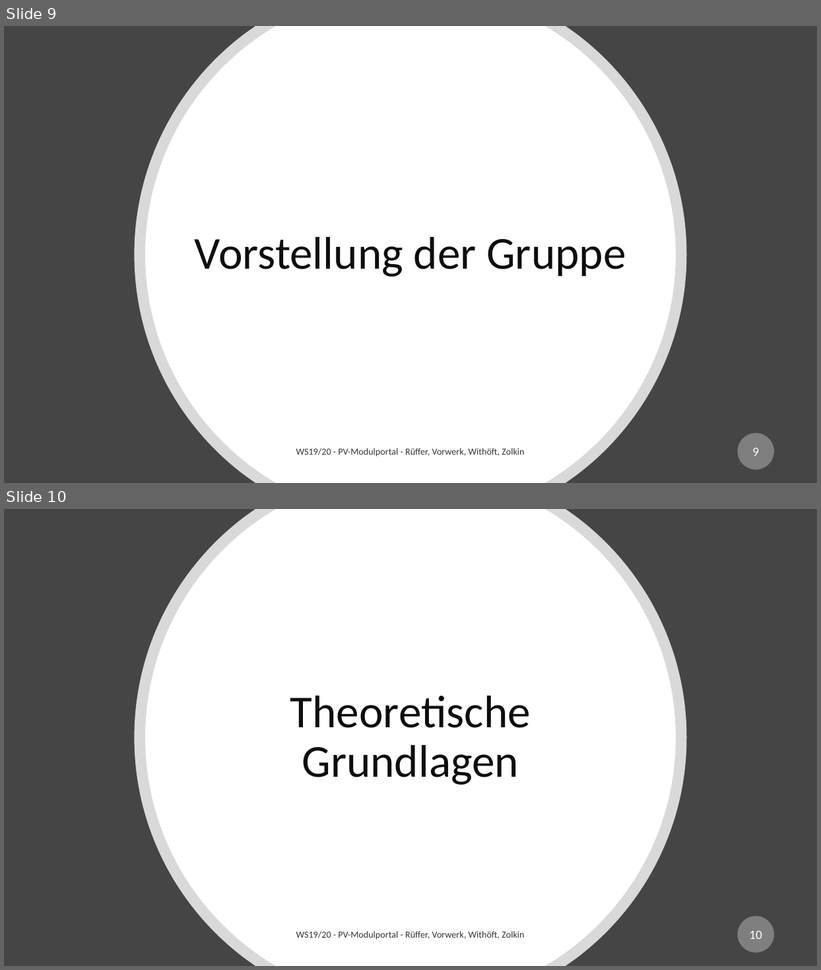
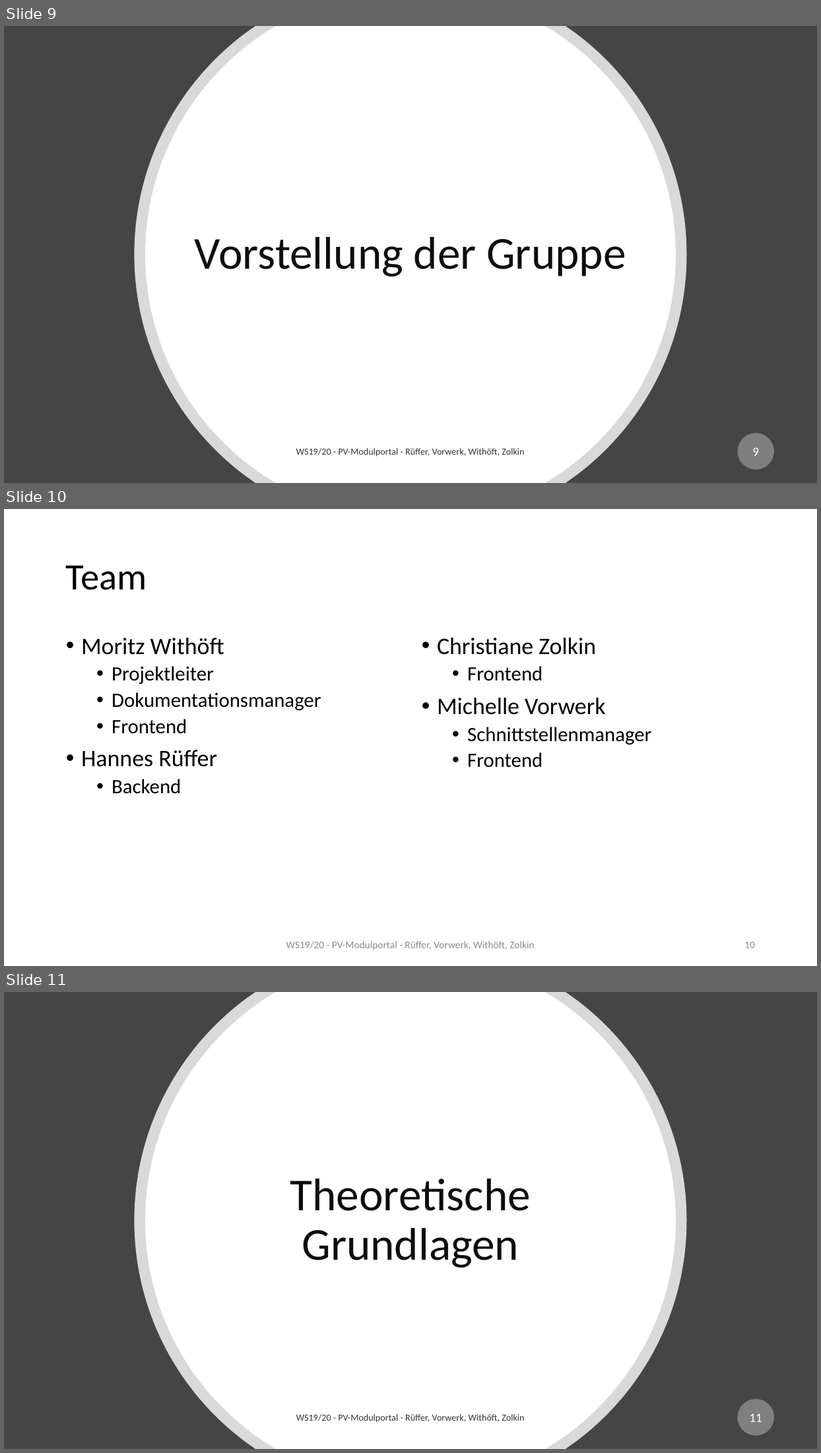
Before and after one commit to mwithoeft/Webengineering, a slide deck: docs/Seminarvortrag.pptx. Shown one above the other, each under a label of ours: slides 9 and 10 before the commit, slides 9, 10 and 11 after it. The pictures are 821x970 and 821x1453 pixels, drawn with LibreOffice and Linux fonts; fonts in the diff are those of the drawing. Boxes give left, top, right and bottom in pixels: in the first picture for what was removed or moved away, otherwise in the second. Text is boxed around its words. In the diff, an @@ line names an element or a change of style, - is before the commit and + after.

```diff
--- a/docs/Seminarvortrag.pptx
+++ b/docs/Seminarvortrag.pptx
@@ slide 10 added at [4, 509, 817, 966], background #FFFFFF @@
@@ title added at [66, 565, 147, 590], 44 pt, text #000000 @@
+Team
@@ text added at [81, 638, 321, 794], 24 pt, text #000000 @@
+• Moritz Withöft
+  • Projektleiter
+  • Dokumentationsmanager
+  • Frontend
+• Hannes Rüffer
+  • Backend
@@ text added at [437, 638, 651, 768], 24 pt, text #000000 @@
+• Christiane Zolkin
+  • Frontend
+• Michelle Vorwerk
+  • Schnittstellenmanager
+  • Frontend
@@ text added at [286, 941, 534, 950], 12 pt, text #8C8C8C @@
+WS19/20 - PV-Modulportal - Rüffer, Vorwerk, Withöft, Zolkin
@@ page number added at [745, 942, 755, 949], 12 pt, text #8C8C8C @@
+10
@@ what was slide 10 is now slide 11 @@
@@ page number at [749, 1414, 762, 1422]: text changed @@
-10
+11
```
Also in this commit, not shown: 5 other slides added.
